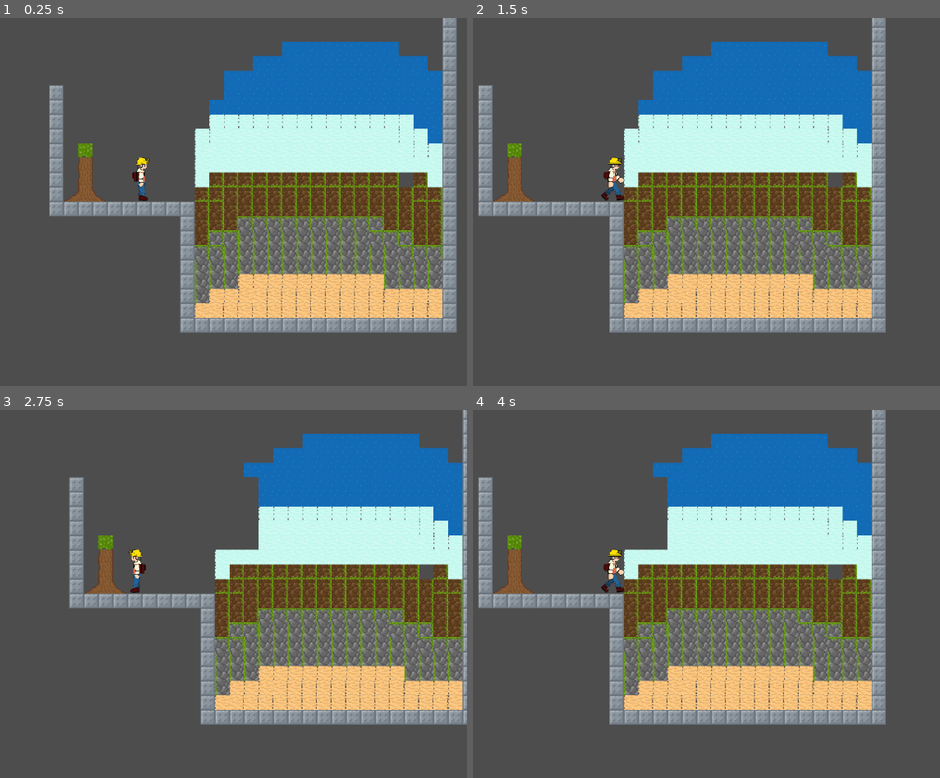
Above: before the commit, frames 1-4 (two rows, left to right).
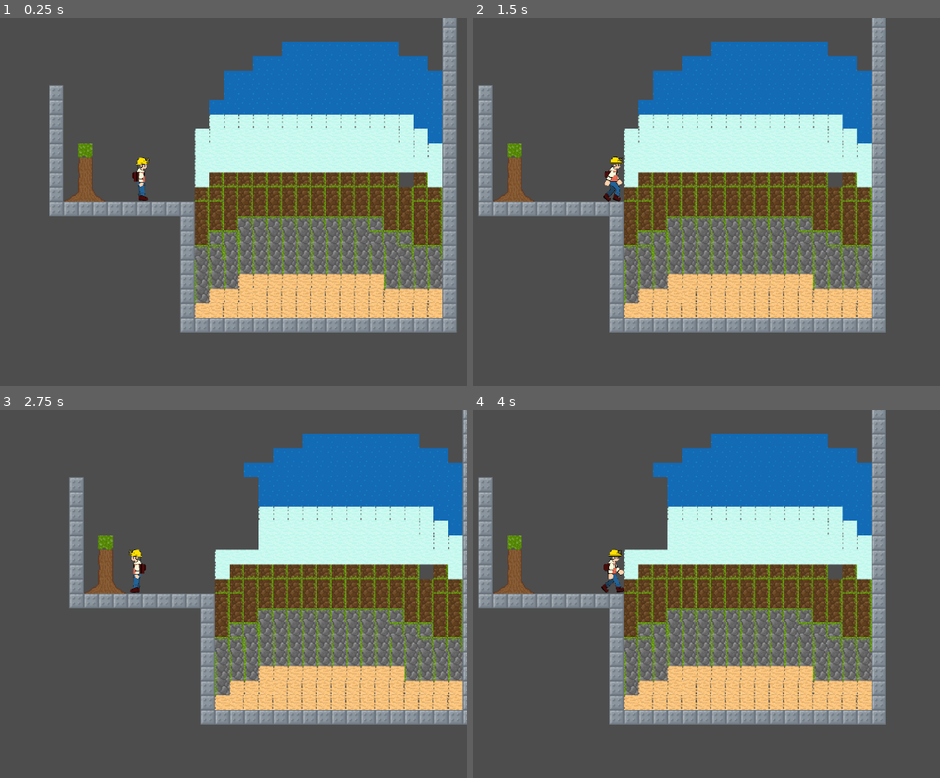
Above: after the commit, the same moments.

Repository: kangurm/Blockbuster
Game: Godot game, scene res://scenes/grid-test.tscn
The game is run twice, just before and just after one commit, with the same random seed, the same clock (stepped at 60 frames per second) and the same inputs.
Inputs (mouse positions are in pixels of both pictures, inside the frame that each line leads up to):
- Up to frame 1 (0.25 s): no input
- Up to frame 2 (1.5 s): tap Enter (ui_accept) at 0.5, 0.77 s; move the mouse to (757, 183) at 0.52 s; hold Right (ui_right) from 0.53 s (still down); click (757, 183) at 0.6 s; move the mouse to (482, 220) at 1.27 s; click (482, 220) at 1.35 s
- Up to frame 3 (2.75 s): tap Enter (ui_accept) at 1.52, 2 s; move the mouse to (205, 513) at 2.02 s; release Right (ui_right) at 2.03 s; hold Left (ui_left) from 2.03 s (still down); click (205, 513) at 2.1 s
- Up to frame 4 (4 s): move the mouse to (580, 667) at 2.77 s; release Left (ui_left) at 2.78 s; hold Right (ui_right) from 2.78 s (still down); click (580, 667) at 2.85 s; tap Enter (ui_accept) at 3.02, 3.5, 3.77 s; move the mouse to (809, 649) at 3.52 s; click (809, 649) at 3.6 s

The runs differ from the first frame. In frame 2, 0.2% of the frame differs, in the area x 27-33%, y 37-50%; in frame 3, less than 0.1%; in frame 4, less than 0.1%.

Commit message:
need to add jump on movement

Diff:
--- a/scenes/player.gd
+++ b/scenes/player.gd
@@ -17,7 +17,7 @@
 
 	# Add the gravity.
 	if not is_on_floor():
-		velocity.y += gravity*jump_height * delta
+		velocity.y += gravity * delta
 		#print(velocity.y, "|", gravity, "|", delta)
 	# Handle jump.
 	if Input.is_action_just_pressed("ui_accept") and is_on_floor():
@@ -40,7 +40,7 @@
 
 		if is_on_floor():
 			$AnimatedSprite2D.animation = ANIMATION_MOVE
-			velocity = velocity.normalized() * SPEED
+			velocity = velocity.normalized() * SPEED #add jumping somewhere here
 			# Flip Sprite Horizontal (WALK/MOVE)
 			if velocity.x < 0:
 				$AnimatedSprite2D.flip_h = true
